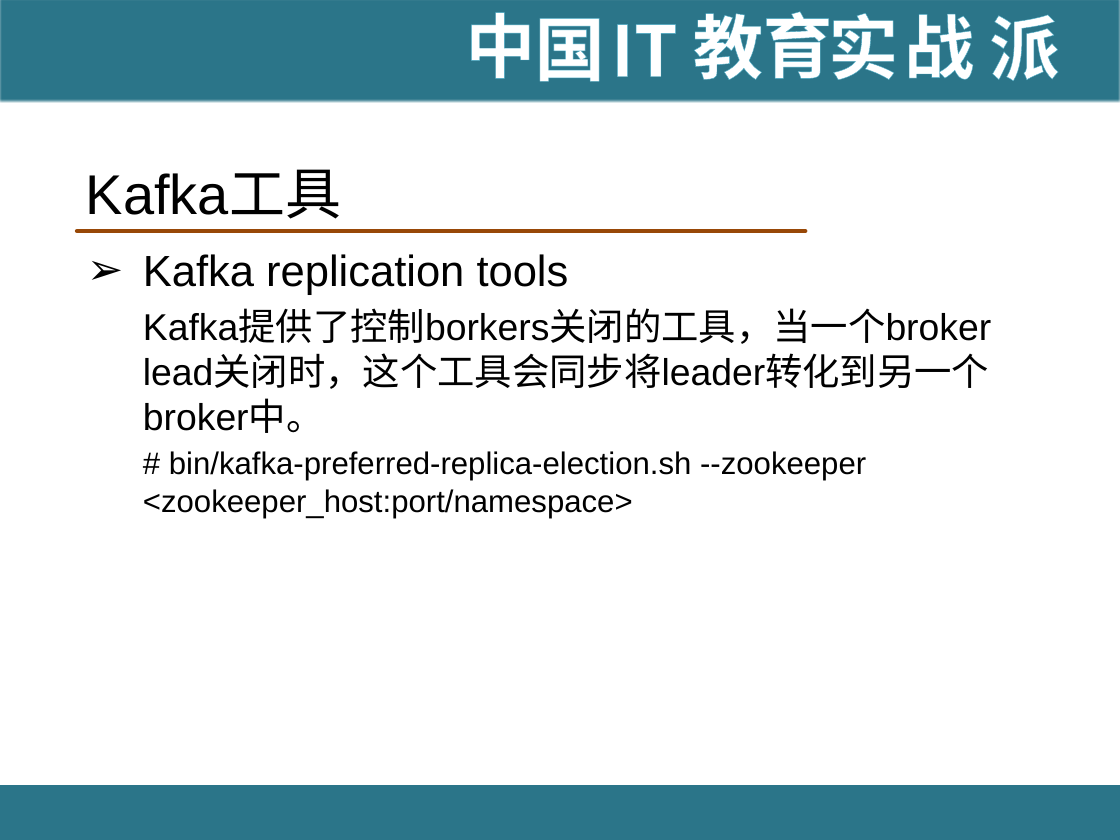
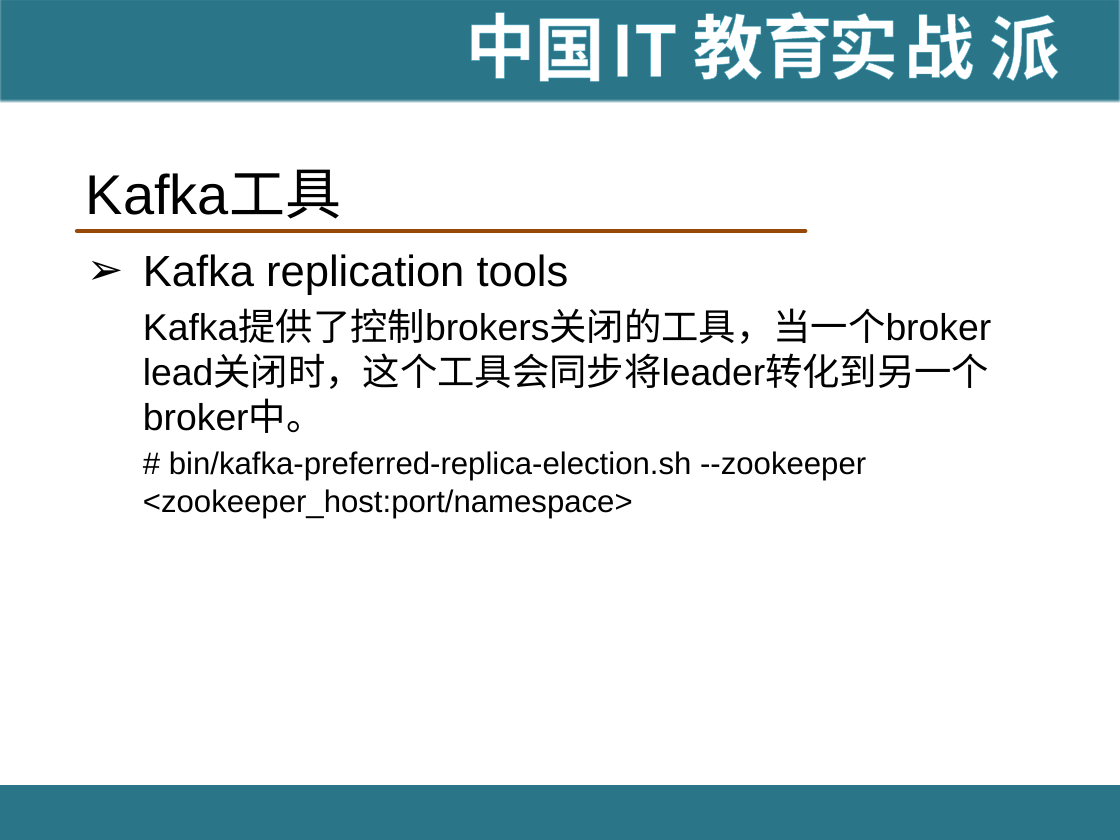
Before and after one commit to hanningxiao/BigData, a slide deck: slide 53 of [IT18掌www.it18zhang.com]Kafka.pptx. Drawn at 1120x840 pixels with LibreOffice and Linux fonts; fonts in the diff are those of the drawing; background and template pictures are left out. Boxes give left, top, right and bottom in pixels: in the first picture for what was removed or moved away, otherwise in the second. Text is boxed around its words. In the diff, an @@ line names an element or a change of style, - is before the commit and + after.

```diff
--- a/[IT18掌www.it18zhang.com]Kafka.pptx
+++ b/[IT18掌www.it18zhang.com]Kafka.pptx
@@ text at [143,311,991,433]: text changed @@
-  Kafka提供了控制borkers关闭的工具，当一个broker lead关闭时，这个工具会同步将leader转化到另一个broker中。
+  Kafka提供了控制brokers关闭的工具，当一个broker lead关闭时，这个工具会同步将leader转化到另一个broker中。
```
Also in this commit, not shown: 1 other slide changed.
